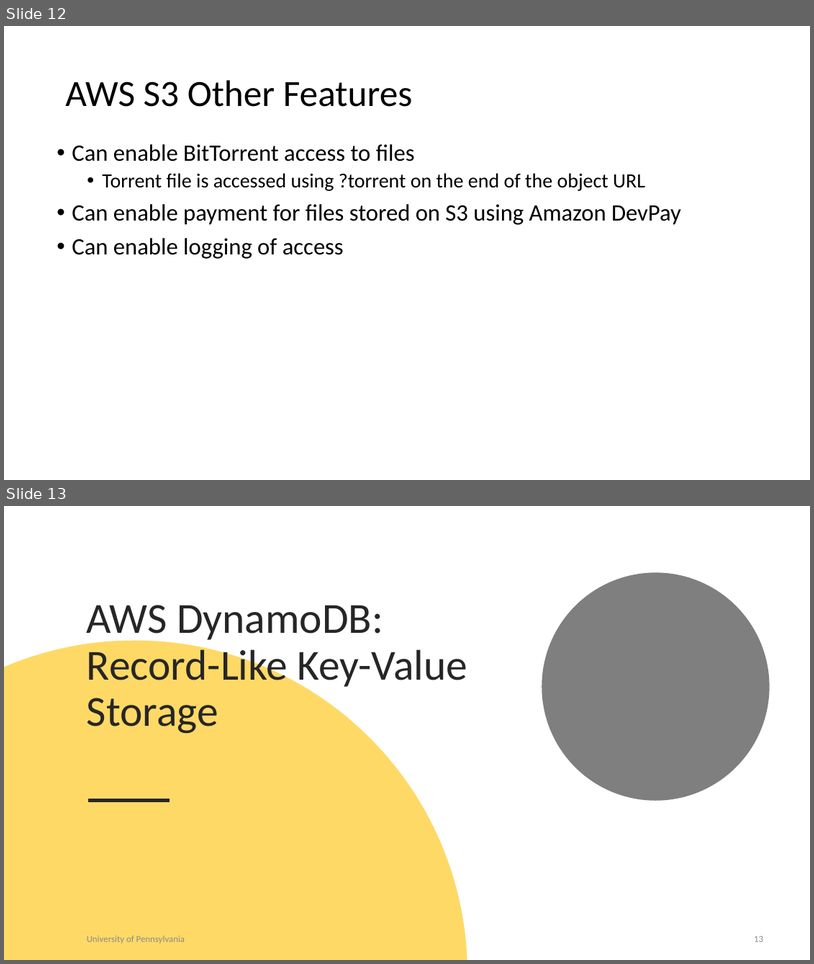
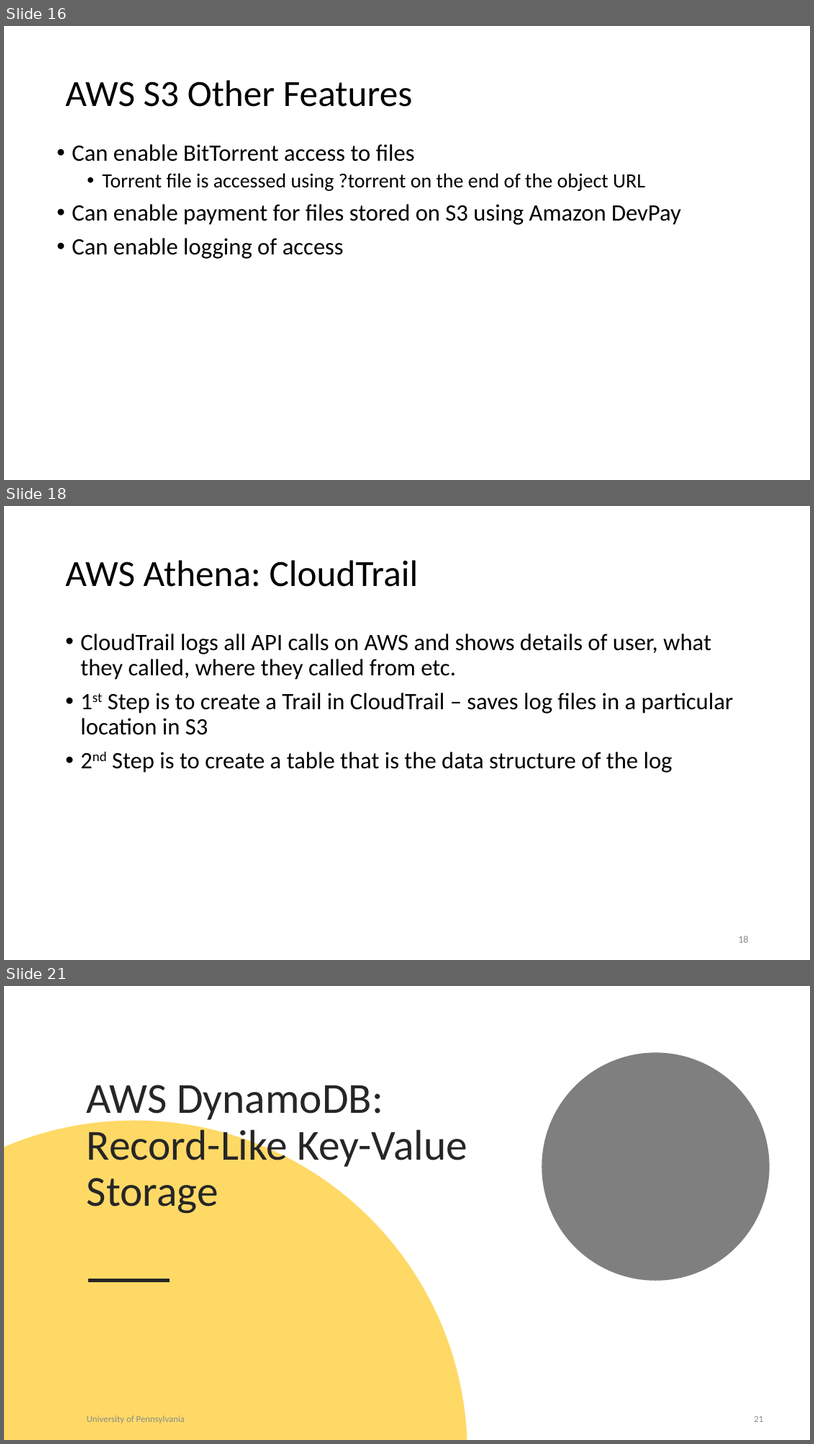
Before and after one commit to uwacsp/cits5503, a slide deck: Lectures/CITS5503LectureStorage.pptx. Shown one above the other, each under a label of ours: slides 12 and 13 before the commit, slides 16, 18 and 21 after it; the slides between them are not shown. The pictures are 814x964 and 814x1444 pixels, drawn with LibreOffice and Linux fonts; fonts in the diff are those of the drawing. Boxes give left, top, right and bottom in pixels: in the first picture for what was removed or moved away, otherwise in the second. Text is boxed around its words. In the diff, an @@ line names an element or a change of style, - is before the commit and + after.

```diff
--- a/Lectures/CITS5503LectureStorage.pptx
+++ b/Lectures/CITS5503LectureStorage.pptx
@@ slide 18 added at bbox=[4, 506, 810, 960], background #FFFFFF @@
@@ title added at bbox=[65, 560, 419, 587], 44 pt, text #000000 @@
+AWS Athena: CloudTrail
@@ text added at bbox=[80, 633, 734, 772], 28 pt, text #000000 @@
+• CloudTrail logs all API calls on AWS and shows details of user, what they called, where they called from etc.
+• 1st Step is to create a Trail in CloudTrail – saves log files in a particular location in S3
+• 2nd Step is to create a table that is the data structure of the log
@@ page number added at bbox=[738, 935, 748, 942], 12 pt, text #8C8C8C @@
+18
@@ what was slide 12 is now slide 16 @@
@@ what was slide 13 is now slide 21 @@
@@ page number at bbox=[754, 1416, 764, 1422]: text changed @@
-13
+21
```
Also in this commit, not shown: 2 slides changed, 7 other slides added, 1 other file.
